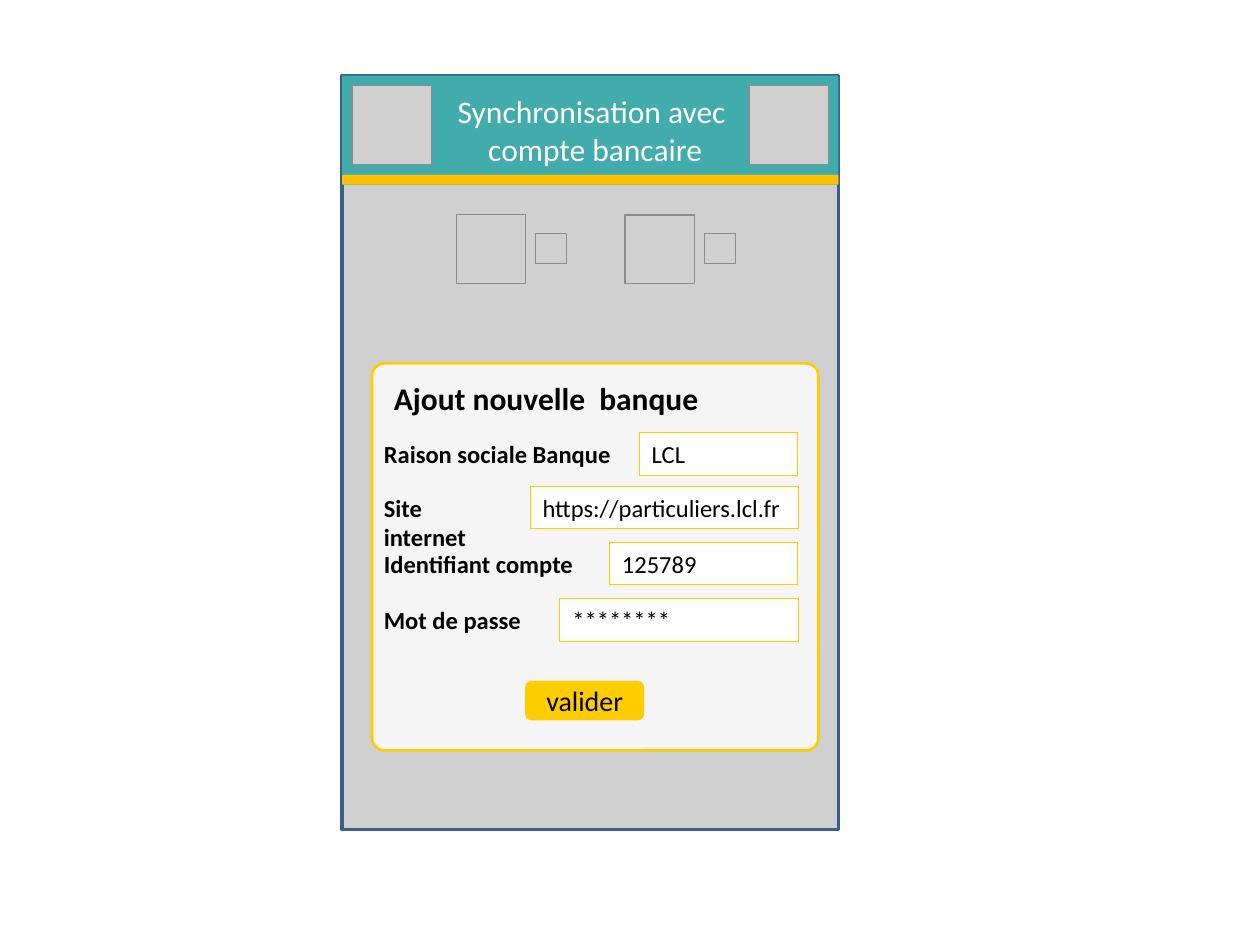
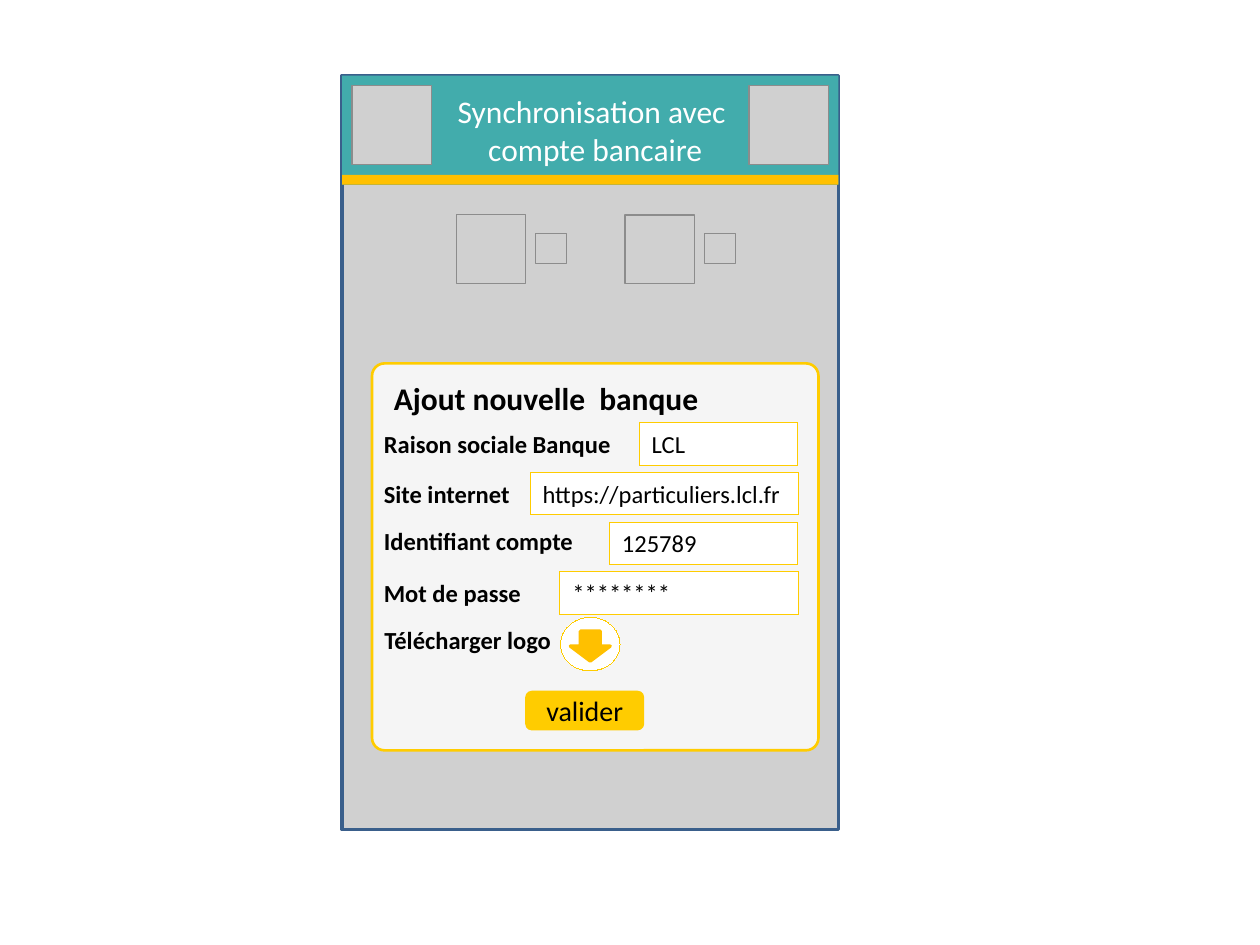
Before and after one commit to Tinkerbell777/gestion_compte, a slide deck: slide 10 of maquette.pptx. Drawn at 1260x945 pixels with LibreOffice and Linux fonts; fonts in the diff are those of the drawing; grey boxes stand for pictures. Boxes give left, top, right and bottom in pixels: in the first picture for what was removed or moved away, otherwise in the second. Text is boxed around its words. In the diff, an @@ line names an element or a change of style, - is before the commit and + after.

```diff
--- a/maquette.pptx
+++ b/maquette.pptx
@@ text "Raison sociale Banque" moved from (x1=384, y1=445, x2=611, y2=467) to (x1=384, y1=435, x2=611, y2=457) @@
@@ rectangle "LCL" moved from (x1=639, y1=433, x2=798, y2=476) to (x1=639, y1=423, x2=798, y2=466) @@
@@ text "Site internet" rewrapped from (x1=384, y1=500, x2=466, y2=547) to (x1=384, y1=486, x2=509, y2=504) @@
@@ rectangle "https://particuliers.lcl.fr" moved from (x1=530, y1=486, x2=799, y2=529) to (x1=530, y1=472, x2=799, y2=515) @@
@@ rectangle "125789" moved from (x1=610, y1=543, x2=799, y2=586) to (x1=610, y1=522, x2=799, y2=564) @@
@@ 2 texts, 1 rectangle moved together from (x1=384, y1=555, x2=798, y2=641) to (x1=384, y1=532, x2=798, y2=615) @@
@@ ellipse added at (x1=561, y1=617, x2=620, y2=672), fill #FFFFFF, outline #FFCC00 0.75 pt @@
@@ text added at (x1=384, y1=631, x2=551, y2=653), 14 pt, text #000000, bold @@
+Télécharger logo
@@ down arrow added at (x1=571, y1=631, x2=610, y2=662), fill #FFC000, outline #FFC000 2 pt @@
@@ rounded rectangle "valider" moved from (x1=525, y1=680, x2=644, y2=719) to (x1=525, y1=690, x2=644, y2=730) @@
```
Also in this commit, not shown: 18 other files.
